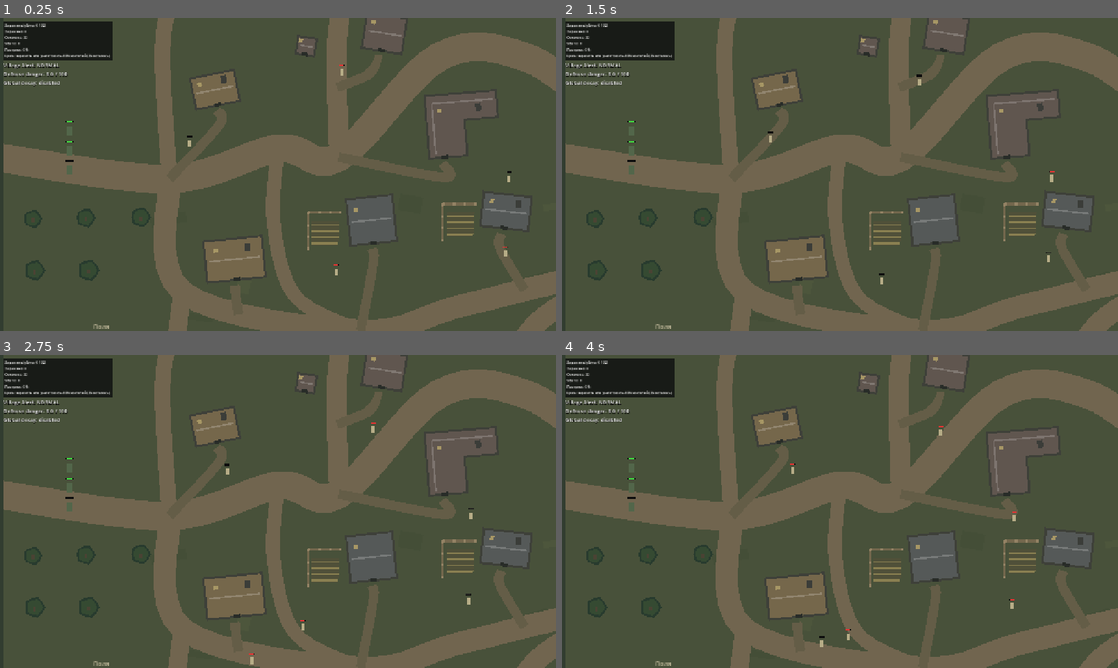
Above: before the commit, frames 1-4 (two rows, left to right).
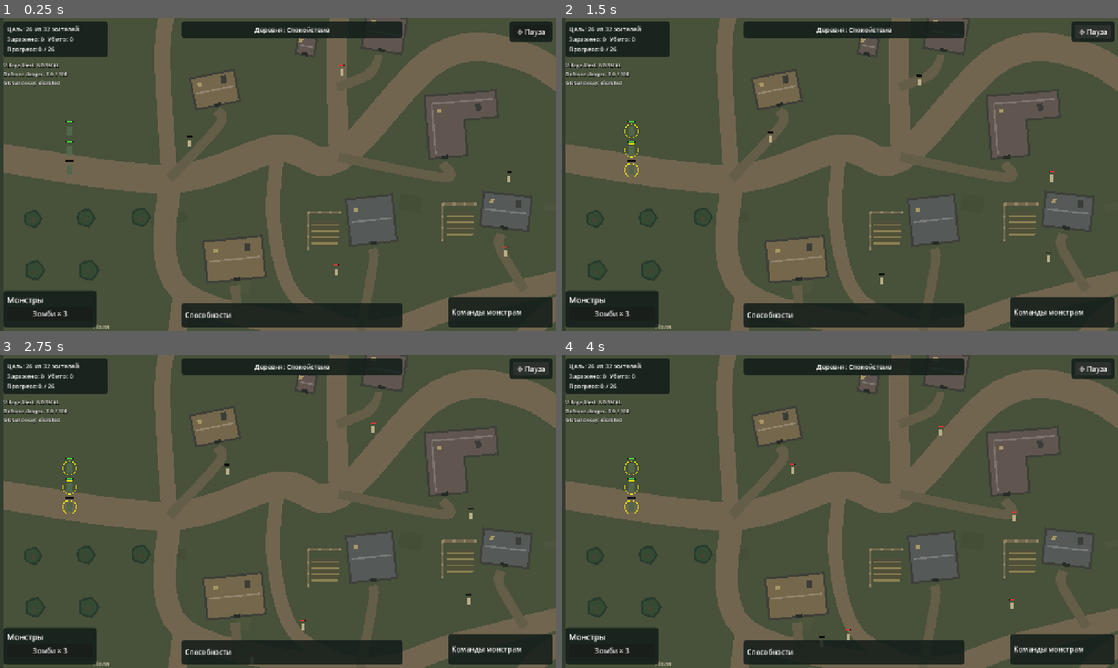
Above: after the commit, the same moments.

Repository: tivel47-ai/i-m-a-monster
Game: Godot game, scene res://scenes/village_simulation_map.tscn
The game is run twice, just before and just after one commit, with the same random seed, the same clock (stepped at 60 frames per second) and the same inputs. This scene is started directly instead of the project's main scene.
Inputs (mouse positions are in pixels of both pictures, inside the frame that each line leads up to):
- Up to frame 1 (0.25 s): no input
- Up to frame 2 (1.5 s): click (612, 315) at 0.5 s, where only the run after the commit has a clickable "Зомби × 3"; click (1095, 30) at 1.25 s, where only the run after the commit has a clickable "⚙ Пауза"
- Up to frame 3 (2.75 s): click (533, 367) at 2 s, where only the run after the commit has a clickable "⚙ Пауза"
- Up to frame 4 (4 s): click (612, 652) at 2.75 s, where only the run after the commit has a clickable "Зомби × 3"; click (1095, 367) at 3.5 s, where only the run after the commit has a clickable "⚙ Пауза"

The runs differ from the first frame. In frame 1, 10% of the frame differs, in the area x 0-100%, y 1-99%; in frame 2, 10%; in frame 3, 10%; in frame 4, 10%.

Commit message:
Изменение меню и интерфейса

Diff:
--- a/scripts/main.gd
+++ b/scripts/main.gd
@@ -20,6 +20,7 @@
 var start_button: Button
 var result_text: Label
 var settings_status: Label
+var settings_return_screen: Screen = Screen.MAIN
 var mission_scroll: ScrollContainer
 var mission_buttons: Dictionary = {}
 var mission_details: VBoxContainer
@@ -45,7 +46,8 @@
 			mission.command_overlay.queue_redraw()
 			return
 		match screen:
-			Screen.SETTINGS, Screen.MISSIONS: _show(Screen.MAIN)
+			Screen.SETTINGS: _show(settings_return_screen)
+			Screen.MISSIONS: _show(Screen.MAIN)
 			Screen.RACES: _show(Screen.MISSIONS)
 			Screen.GAMEPLAY: _pause()
 			Screen.PAUSE: _resume()
@@ -130,7 +132,7 @@
 	_button(main, "Начать игру", func():
 		if screen == Screen.MAIN: _show(Screen.MISSIONS))
 	_button(main, "Настройки", func():
-		if screen == Screen.MAIN: _show(Screen.SETTINGS))
+		if screen == Screen.MAIN: _open_settings(Screen.MAIN))
 	var options := _page(Screen.SETTINGS, "Настройки")
 	var fullscreen := CheckButton.new()
 	fullscreen.text = "Полноэкранный режим"
@@ -154,7 +156,7 @@
 		speed_label.text = str(int(value))
 		_save_settings())
 	settings_status = _text(options, "Настройки сохраняются автоматически.", 18)
-	_button(options, "Назад", func(): _show(Screen.MAIN))
+	_button(options, "Назад", func(): _show(settings_return_screen))
 	var missions := _page(Screen.MISSIONS, "Выбор миссии")
 	missions.size_flags_vertical = Control.SIZE_EXPAND_FILL
 	_text(missions, "Выберите миссию в списке, затем нажмите «Выбрать расу».", 18)
@@ -247,7 +249,11 @@
 	start_button.custom_minimum_size.x = 240
 	start_button.disabled = true
 	var pause := _page(Screen.PAUSE, "Пауза")
-	_text(pause, "Нажмите Esc, чтобы продолжить")
+	_button(pause, "Продолжить", func():
+		if screen == Screen.PAUSE: _resume())
+	_button(pause, "Перезапустить миссию", _restart_mission)
+	_button(pause, "Настройки", func():
+		if screen == Screen.PAUSE: _open_settings(Screen.PAUSE))
 	_button(pause, "В главное меню", func():
 		if screen == Screen.PAUSE: _show(Screen.CONFIRM_LEAVE))
 	var confirm := _page(Screen.CONFIRM_LEAVE, "Покинуть миссию?")
@@ -264,6 +270,10 @@
 
 func _save_settings() -> void:
 	settings_status.text = "Настройки сохранены." if settings.save_settings() == OK else "Не удалось сохранить настройки. Изменения действуют до закрытия игры."
+
+func _open_settings(origin: Screen) -> void:
+	settings_return_screen = origin
+	_show(Screen.SETTINGS)
 
 func _clear_children(parent: Node) -> void:
 	for child in parent.get_children():
@@ -352,6 +362,7 @@
 	mission.process_mode = Node.PROCESS_MODE_PAUSABLE
 	mission.set_meta("race_id", selected_race)
 	mission.mission_finished.connect(_on_mission_finished)
+	mission.pause_requested.connect(_pause)
 	add_child(mission)
 	mission.get_node("Camera2D").move_speed = settings.camera_speed
 	get_tree().paused = false
@@ -363,8 +374,16 @@
 	_show(Screen.PAUSE)
 
 func _resume() -> void:
+	if is_instance_valid(mission):
+		mission.get_node("Camera2D").move_speed = settings.camera_speed
 	get_tree().paused = false
 	_show(Screen.GAMEPLAY)
+
+func _restart_mission() -> void:
+	if screen != Screen.PAUSE: return
+	_dispose_mission()
+	_show(Screen.RACES)
+	_start_mission()
 
 func _leave_mission() -> void:
 	if screen != Screen.CONFIRM_LEAVE: return
--- /dev/null
+++ b/scripts/mission_hud.gd
@@ -0,0 +1,127 @@
+extends Control
+
+var mission: Node2D
+var objective_label: Label
+var alert_label: Label
+var monster_button: Button
+var _refresh_elapsed := 0.0
+var _blocks: Array[Control] = []
+
+
+func _ready() -> void:
+	mission = get_parent().get_parent() as Node2D
+	set_anchors_and_offsets_preset(Control.PRESET_FULL_RECT)
+	mouse_filter = Control.MOUSE_FILTER_IGNORE
+	_build()
+	_refresh()
+
+
+func _panel(left: float, top: float, right: float, bottom: float) -> PanelContainer:
+	var panel := PanelContainer.new()
+	panel.set_anchors_and_offsets_preset(Control.PRESET_FULL_RECT)
+	panel.anchor_left = left
+	panel.anchor_top = top
+	panel.anchor_right = right
+	panel.anchor_bottom = bottom
+	panel.offset_left = 8
+	panel.offset_top = 8
+	panel.offset_right = -8
+	panel.offset_bottom = -8
+	panel.mouse_filter = Control.MOUSE_FILTER_STOP
+	var style := StyleBoxFlat.new()
+	style.bg_color = Color(0.07, 0.11, 0.10, 0.85)
+	style.set_corner_radius_all(7)
+	style.set_content_margin_all(8)
+	panel.add_theme_stylebox_override("panel", style)
+	add_child(panel)
+	_blocks.append(panel)
+	return panel
+
+
+func _label(parent: Node, value: String, size := 16) -> Label:
+	var label := Label.new()
+	label.text = value
+	label.autowrap_mode = TextServer.AUTOWRAP_WORD_SMART
+	label.add_theme_font_size_override("font_size", size)
+	label.mouse_filter = Control.MOUSE_FILTER_IGNORE
+	parent.add_child(label)
+	return label
+
+
+func _build() -> void:
+	var objective := _panel(0.0, 0.0, 0.20, 0.13)
+	objective_label = _label(objective, "", 14)
+
+	var alert := _panel(0.32, 0.0, 0.73, 0.065)
+	alert_label = _label(alert, "", 15)
+	alert_label.horizontal_alignment = HORIZONTAL_ALIGNMENT_CENTER
+
+	var gear := _panel(0.91, 0.0, 1.0, 0.075)
+	var pause_button := Button.new()
+	pause_button.text = "⚙ Пауза"
+	pause_button.tooltip_text = "Открыть меню паузы"
+	pause_button.pressed.connect(func(): mission.pause_requested.emit())
+	gear.add_child(pause_button)
+
+	var army := _panel(0.0, 0.86, 0.18, 1.0)
+	var army_box := VBoxContainer.new()
+	army.add_child(army_box)
+	_label(army_box, "Монстры", 18)
+	monster_button = Button.new()
+	monster_button.text = "Зомби × 0"
+	monster_button.tooltip_text = "Выбрать всех доступных зомби"
+	monster_button.pressed.connect(_select_all_zombies)
+	army_box.add_child(monster_button)
+
+	var abilities := _panel(0.32, 0.90, 0.73, 1.0)
+	_label(abilities, "Способности", 16)
+	var commands := _panel(0.80, 0.88, 1.0, 1.0)
+	_label(commands, "Команды монстрам", 16)
+
+
+func _process(delta: float) -> void:
+	_refresh_elapsed += delta
+	if _refresh_elapsed >= 0.2:
+		_refresh_elapsed = 0.0
+		_refresh()
+
+
+func _refresh() -> void:
+	if not is_instance_valid(mission): return
+	var counted: int = mission.infected_residents + mission.killed_residents
+	var required: int = ceili(float(mission.total_residents * mission.TARGET_PERCENT) / 100.0)
+	objective_label.text = "Цель: %d из %d жителей\nЗаражено: %d  Убито: %d\nПрогресс: %d / %d" % [
+		required, mission.total_residents, mission.infected_residents,
+		mission.killed_residents, counted, required]
+	var alert: Node = mission.get_node("VillageAlert")
+	var stages := ["Спокойствие", "Подозрение", "Тревога", "Организованная оборона"]
+	alert_label.text = "Деревня: %s" % stages[alert.level]
+	if alert.level == alert.Level.ALARM:
+		alert_label.text += "  •  Опасность %.0f / %.0f" % [alert.danger, alert.danger_threshold]
+	refresh_units()
+
+
+func refresh_units() -> void:
+	if not is_instance_valid(mission) or not is_instance_valid(monster_button): return
+	var units := _available_zombies()
+	monster_button.text = "Зомби × %d" % units.size()
+	monster_button.disabled = units.is_empty()
+	monster_button.set_pressed_no_signal(not units.is_empty() and units.all(func(unit): return unit.is_selected))
+
+
+func _available_zombies() -> Array[Node]:
+	var units: Array[Node] = []
+	for unit in get_tree().get_nodes_in_group("player_units"):
+		if mission.is_ancestor_of(unit) and not unit.is_dead:
+			units.append(unit)
+	return units
+
+
+func _select_all_zombies() -> void:
+	mission._apply_selection(_available_zombies())
+
+
+func is_pointer_over_ui(point: Vector2) -> bool:
+	for block in _blocks:
+		if block.get_global_rect().has_point(point): return true
+	return false
--- a/scripts/test_map.gd
+++ b/scripts/test_map.gd
@@ -1,12 +1,15 @@
 extends Node2D
 
 signal mission_finished(outcome: String, summary: Dictionary)
+signal pause_requested
 
 const TARGET_PERCENT := 80
 const SELECTION_DRAG_THRESHOLD := 8.0
 const PLAYER_SELECTION_LAYER := 4
 const GROUP_PLACEMENT = preload("res://scripts/group_placement.gd")
+const MISSION_HUD = preload("res://scripts/mission_hud.gd")
 var placement = GROUP_PLACEMENT.new()
+var mission_hud: Control
 
 const ZOMBIE_SCENE: PackedScene = preload("res://scenes/zombie.tscn")
 
@@ -84,9 +87,14 @@
 		add_child(defense)
 	defense.initialize(villagers, $VillageAlert)
 	_refresh_mission_progress()
+	mission_hud = MISSION_HUD.new()
+	$CanvasLayer.add_child(mission_hud)
+	$CanvasLayer/MissionPanel.hide()
 
 
 func _input(event: InputEvent) -> void:
+	if event is InputEventMouse and is_instance_valid(mission_hud) and mission_hud.is_pointer_over_ui(event.position):
+		return
 	if command_active and event is InputEventMouseMotion:
 		command_screen_position = event.position
 	if (
@@ -323,6 +331,8 @@
 	for unit in get_tree().get_nodes_in_group("player_units"):
 		if unit.has_method("set_selected"):
 			unit.call("set_selected", selected_units.has(unit))
+	if is_instance_valid(mission_hud):
+		mission_hud.refresh_units()
 
 
 func _on_resident_converted(resident: Node) -> void:
--- /dev/null
+++ b/tests/mission_hud_validation.gd
@@ -0,0 +1,65 @@
+# Godot --headless --path . --script tests/mission_hud_validation.gd
+extends SceneTree
+
+var failures := 0
+var app: Node
+
+
+func _initialize() -> void:
+	call_deferred("run")
+
+
+func check(ok: bool, message: String) -> void:
+	if not ok:
+		failures += 1
+		push_error(message)
+
+
+func frames() -> void:
+	await process_frame
+	await physics_frame
+
+
+func run() -> void:
+	root.size = Vector2i(1280, 720)
+	app = load("res://scenes/main.tscn").instantiate()
+	root.add_child(app)
+	await frames()
+	app._show(app.Screen.MISSIONS)
+	app._select_mission("village")
+	app._open_race_selection()
+	app._select_race("zombie")
+	app._start_mission()
+	await frames()
+	var first: Node = app.mission
+	var hud: Control = first.mission_hud
+	check(hud.monster_button.text == "Зомби × 3", "HUD counts available zombies")
+	check("Цель:" in hud.objective_label.text and str(first.total_residents) in hud.objective_label.text, "HUD shows mission goal")
+	var army_panel: Control = hud.monster_button.get_parent().get_parent()
+	check(army_panel.get_global_rect().position.y > root.size.y * 0.8, "Monster list sits in the lower left")
+	check("Спокойствие" in hud.alert_label.text, "HUD shows village stage")
+	hud.monster_button.pressed.emit()
+	var all_selected := true
+	for unit in get_nodes_in_group("player_units"):
+		all_selected = all_selected and unit.is_selected
+	check(all_selected, "Species row selects all available zombies")
+	var empty_selection: Array[Node] = []
+	first._apply_selection(empty_selection)
+	check(not get_nodes_in_group("player_units")[0].is_selected, "Regular selection replaces species selection")
+	first.pause_requested.emit()
+	check(paused and app.screen == app.Screen.PAUSE, "HUD gear opens pause")
+	var pause_page: Control = app.pages[app.Screen.PAUSE]
+	for button in pause_page.find_children("*", "Button", true, false):
+		if button.text == "Настройки": button.pressed.emit()
+	check(app.screen == app.Screen.SETTINGS and paused, "Settings opens from pause")
+	app._show(app.settings_return_screen)
+	check(app.screen == app.Screen.PAUSE and paused, "Settings returns to pause")
+	app._restart_mission()
+	await frames()
+	check(app.mission != first and not paused and app.screen == app.Screen.GAMEPLAY, "Restart creates fresh attempt")
+	check(app.selected_mission == "village" and app.selected_race == "zombie", "Restart retains mission and race")
+	check(app.mission.mission_hud.monster_button.text == "Зомби × 3", "Restart creates fresh HUD")
+	app.queue_free()
+	await frames()
+	print("Mission HUD validation failures: ", failures)
+	quit(1 if failures else 0)
Not shown, added: scripts/mission_hud.gd.uid
Not shown, added: tests/mission_hud_validation.gd.uid
Not shown, changed: docs/game_design.md
Not shown, changed: docs/technical_design.md
